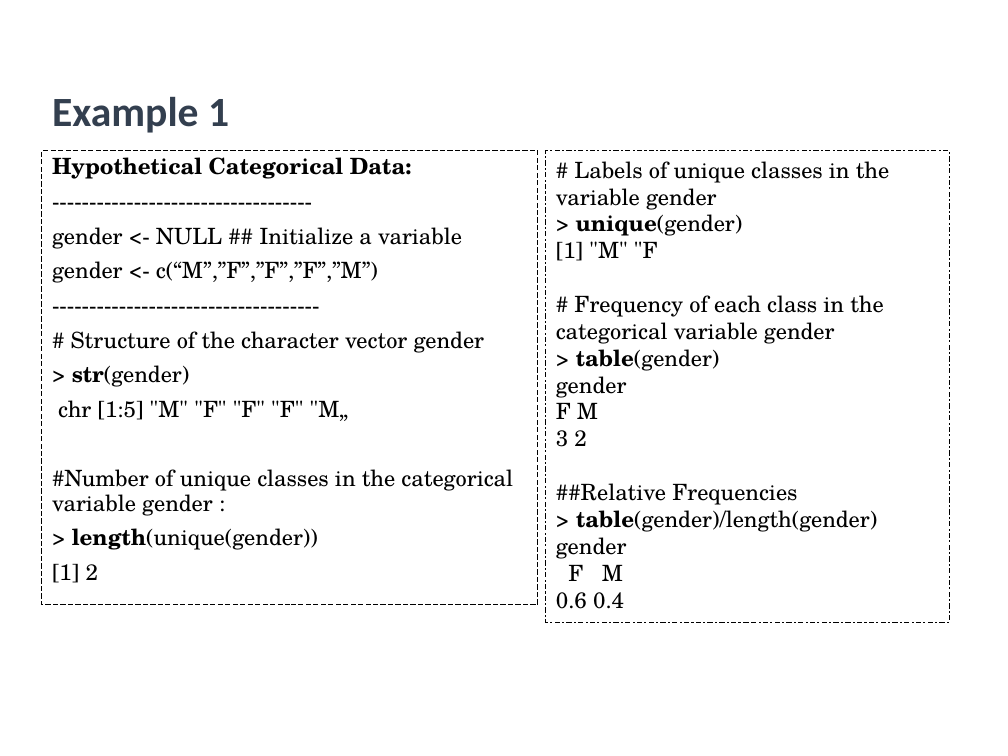
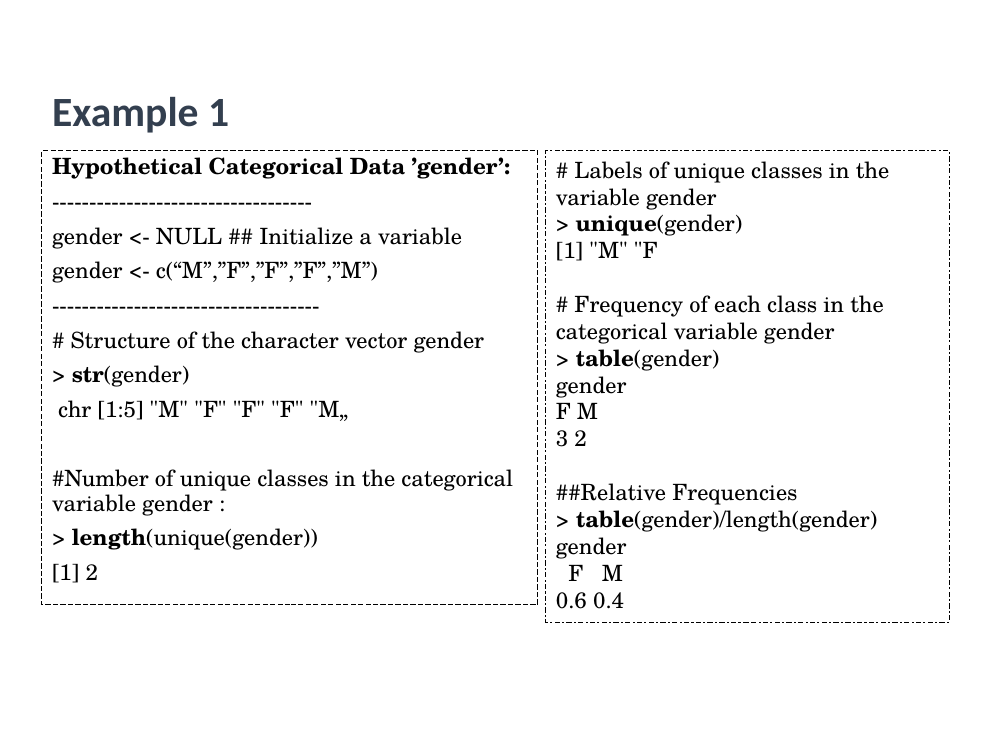
Before and after one commit to utkarshiiitm/Bootcamp-2, a slide deck: slide 9 of Boot Camp 2.pptx. Drawn at 1008x756 pixels with LibreOffice and Linux fonts; fonts in the diff are those of the drawing. Boxes give left, top, right and bottom in pixels: in the first picture for what was removed or moved away, otherwise in the second. Text is boxed around its words. In the diff, an @@ line names an element or a change of style, - is before the commit and + after.

```diff
--- a/Boot Camp 2.pptx
+++ b/Boot Camp 2.pptx
@@ text at (x1=52, y1=157, x2=511, y2=179): text changed @@
-Hypothetical Categorical Data:
+Hypothetical Categorical Data ’gender’:
```
Also in this commit, not shown: 17 other slides changed, 2 slides added.
